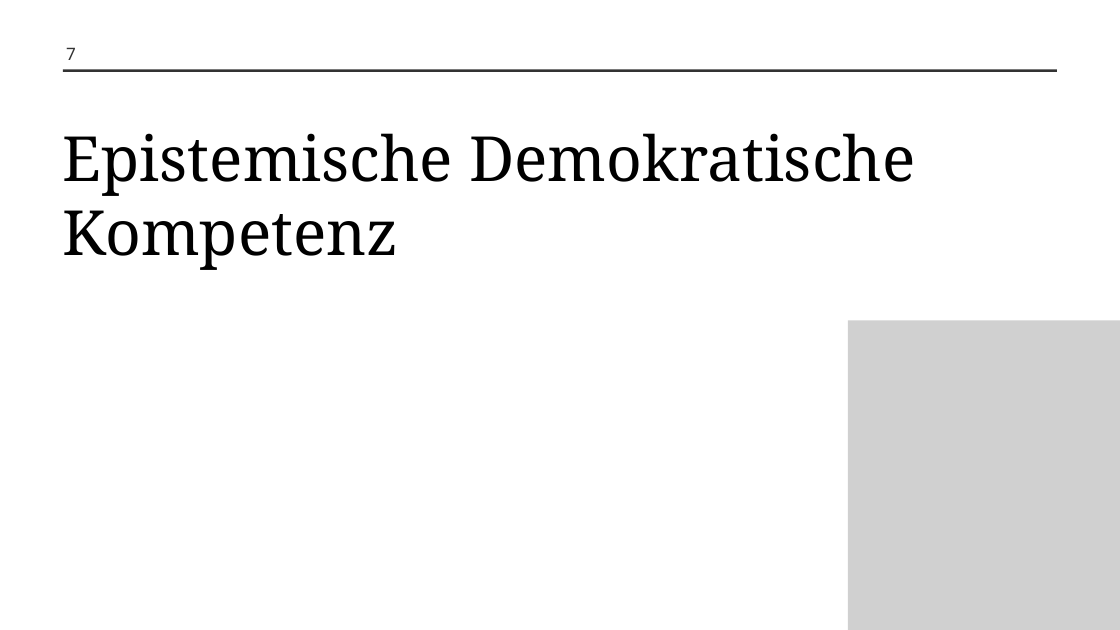
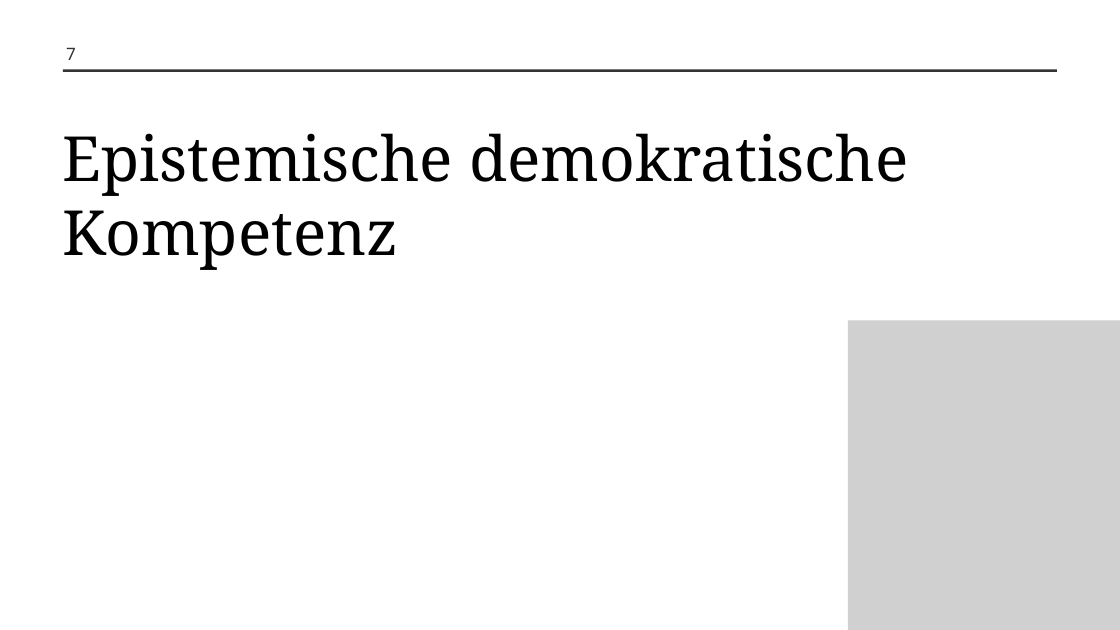
Before and after one commit to fpodschwadek/demokratie-kompetenz-infrastruktur-tfpp-2026, a slide deck: slide 7 of slides.pptx. Drawn at 1120x630 pixels with LibreOffice and Linux fonts; fonts in the diff are those of the drawing; grey boxes stand for pictures. Boxes give left, top, right and bottom in pixels: in the first picture for what was removed or moved away, otherwise in the second. Text is boxed around its words. In the diff, an @@ line names an element or a change of style, - is before the commit and + after.

Commit message:
Fix typos in script and slides

```diff
--- a/slides.pptx
+++ b/slides.pptx
@@ text at [63, 133, 908, 270]: text changed @@
-Epistemische Demokratische Kompetenz
+Epistemische demokratische Kompetenz
```
Also in this commit, not shown: 1 other file.
